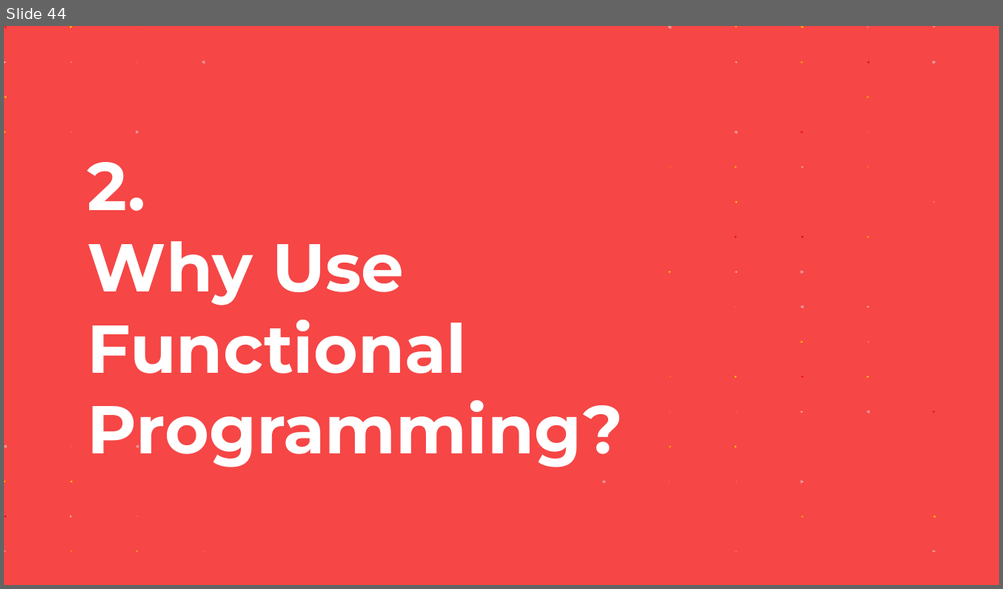
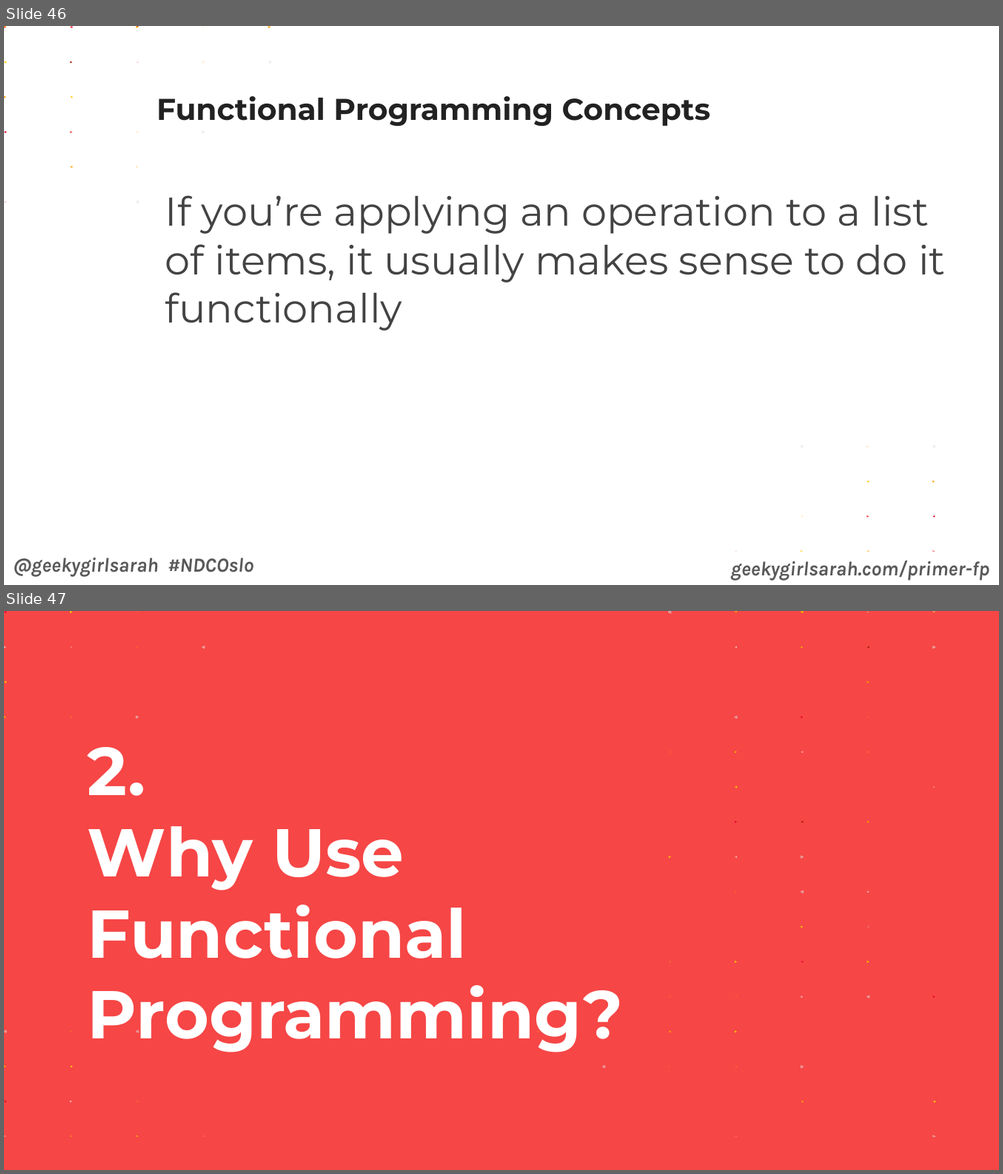
Before and after one commit to geekygirlsarah/talk-a_primer_on_functional_programming, a slide deck: A Primer on Functional Programming (LibreOffice).odp. Shown one above the other, each under a label of ours: slide 44 before the commit, slides 46 and 47 after it. The pictures are 1003x589 and 1003x1174 pixels, drawn with LibreOffice and Linux fonts; fonts in the diff are those of the drawing. Boxes give left, top, right and bottom in pixels: in the first picture for what was removed or moved away, otherwise in the second. Text is boxed around its words. In the diff, an @@ line names an element or a change of style, - is before the commit and + after.

```diff
--- a/A Primer on Functional Programming (LibreOffice).odp
+++ b/A Primer on Functional Programming (LibreOffice).odp
@@ slide 46 added at (4,26,999,585), background #FFFFFF @@
@@ group added at (4,26,334,271): 23 freeform shapes @@
@@ title added at (156,96,711,127), 24 pt, text #222222, bold @@
+Functional Programming Concepts
@@ text added at (165,195,945,331), 32 pt, text #434343 @@
+If you’re applying an operation to a list of items, it usually makes sense to do it functionally
@@ text added at (13,558,254,577), 16 pt, text #595959, bold, italic @@
+@geekygirlsarah #NDCOslo
@@ group added at (734,446,999,585): 12 freeform shapes @@
@@ text added at (731,561,990,581), 16 pt, text #595959, bold, italic @@
+geekygirlsarah.com/primer-fp
@@ what was slide 44 is now slide 47 @@
```
Also in this commit, not shown: 61 slides changed, 4 other slides added, 1 other file.
